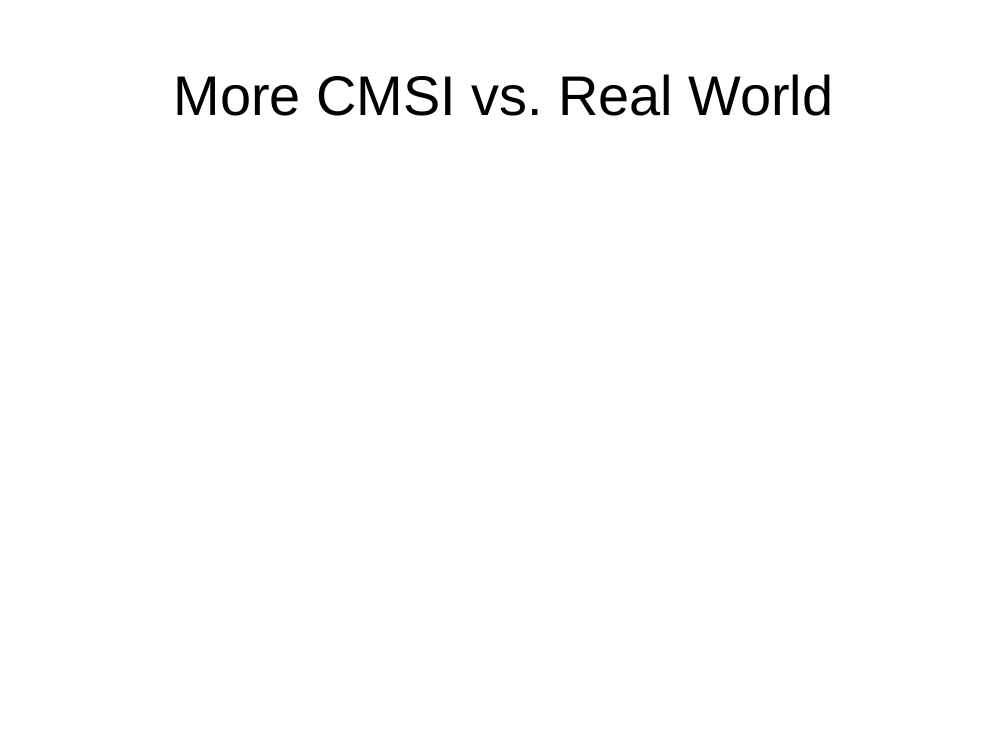
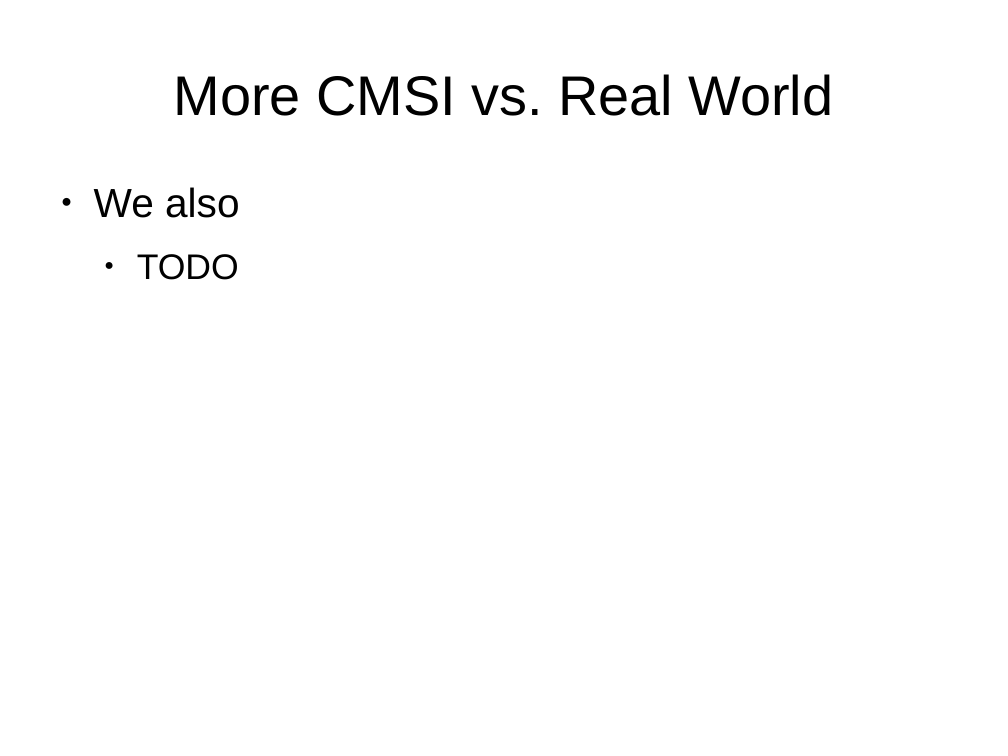
Before and after one commit to lmucs/playserengeti, a slide deck: slide 7 of serengeti/src/site/serengeti.odp. Drawn at 1008x756 pixels with LibreOffice and Linux fonts; fonts in the diff are those of the drawing. Boxes give left, top, right and bottom in pixels: in the first picture for what was removed or moved away, otherwise in the second. Text is boxed around its words. In the diff, an @@ line names an element or a change of style, - is before the commit and + after.

```diff
--- a/serengeti/src/site/serengeti.odp
+++ b/serengeti/src/site/serengeti.odp
@@ text added at (x1=94, y1=187, x2=240, y2=280), 32 pt, text #000000 @@
+● We also
+  ● TODO
```
Also in this commit, not shown: 3 other slides changed, 1 slide added, 2 slides removed.
